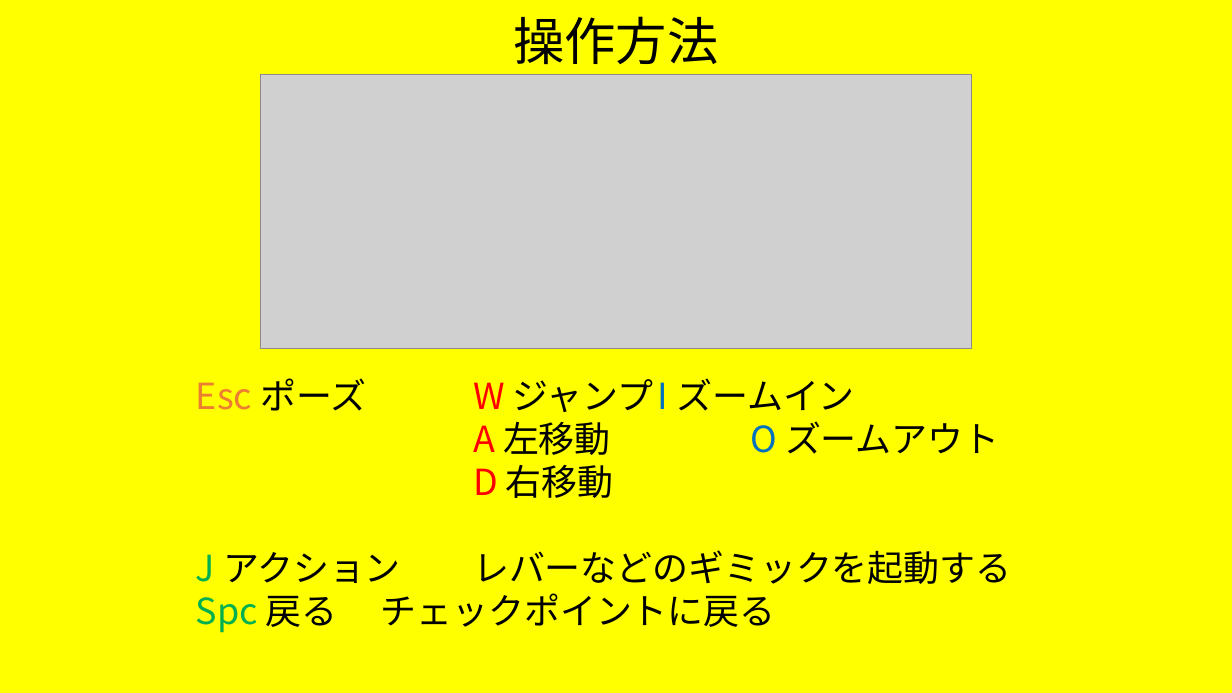
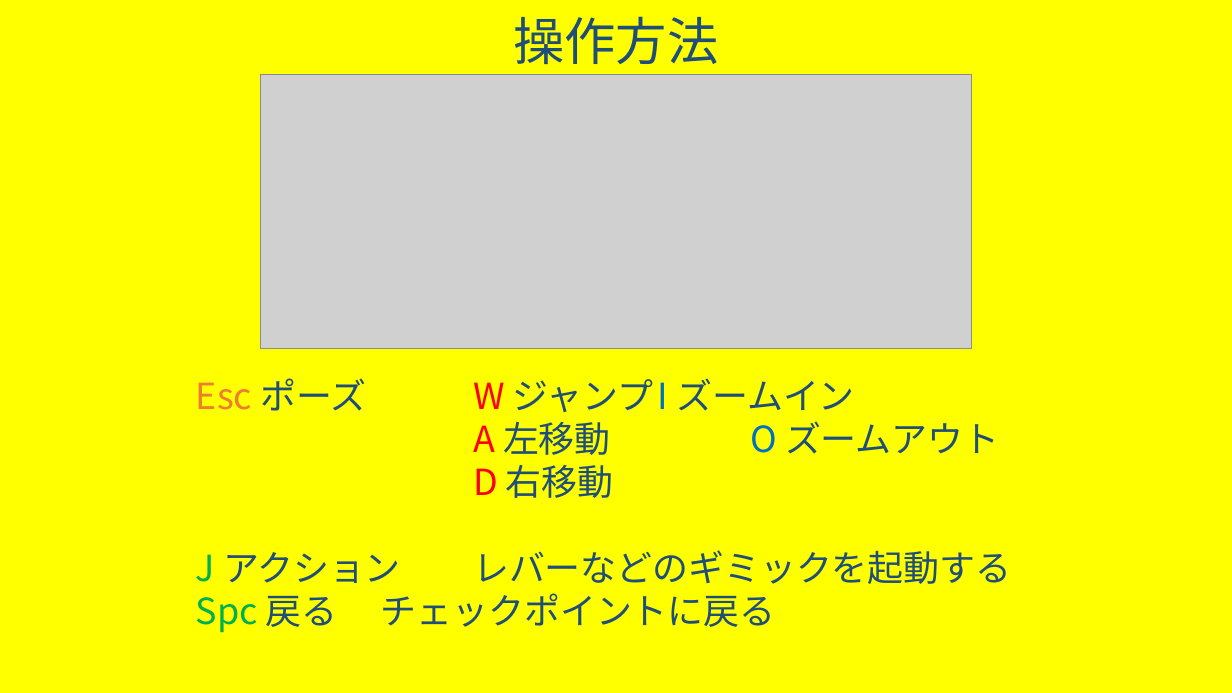
Before and after one commit to trr-n/taxmc-neo, a slide deck: slide 3 of kikaku/taxmcneo_kikakusho.pptx. Drawn at 1232x693 pixels with LibreOffice and Linux fonts; fonts in the diff are those of the drawing; grey boxes stand for pictures. Boxes give left, top, right and bottom in pixels: in the first picture for what was removed or moved away, otherwise in the second. Text is boxed around its words. In the diff, an @@ line names an element or a change of style, - is before the commit and + after.

```diff
--- a/kikaku/taxmcneo_kikakusho.pptx
+++ b/kikaku/taxmcneo_kikakusho.pptx
@@ title "操作方法" at (513, 16, 718, 64): text colour #000000 to #1F4E79 @@
@@ text "Esc ポーズ W ジャンプ I ..." at (196, 378, 1011, 633): text colour #000000 to #1F4E79 in "ポーズ ジャンプ ズームイン", "左移動 ズームアウト", "右移動", "アクション レバーなどのギミックを起動する" and 1 more places @@
```
Also in this commit, not shown: 2 other slides changed, 7 other files.
